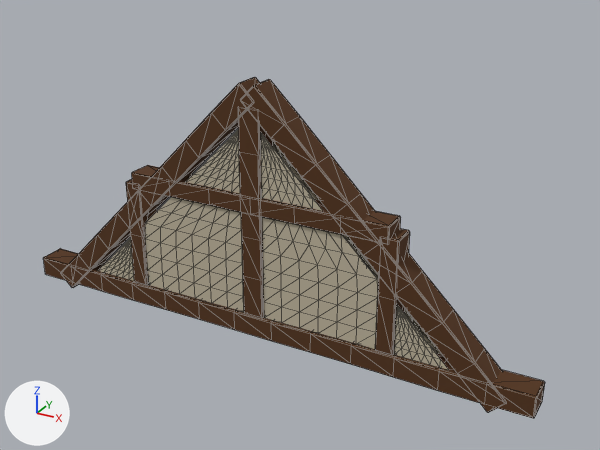
Before and after pictures for a commit that changed the glTF model godot/assets/props/modelle/giebel.glb.
One viewpoint serves both versions: a camera (50 mm lens) standing at (2.76, -4.42, 3.1) and looking at (0.29, 0.06, 0.86). The lights are fixed; the arrows at lower left show +X, +Y and +Z. The older version comes first. Mesh edges are drawn as thin lines. Vertices at exactly the same position are counted once.

The first picture shows 'giebel'.
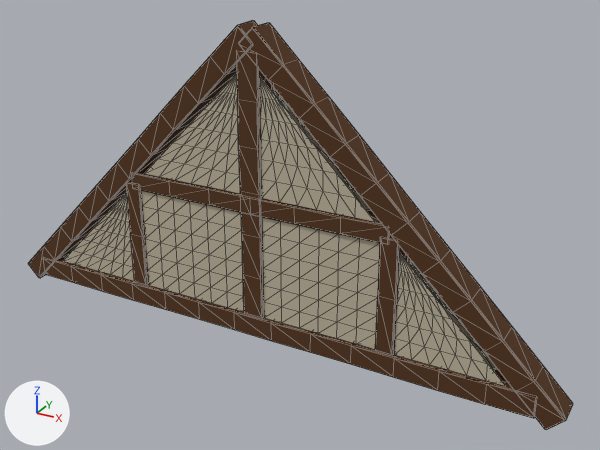
Edits to the scene script, one JSON object a line:
```json
{"block": "me_giebel", "where": "# used by ob_giebel; location = (0.0, 0.0, 0.0)"}
{"op": "remove", "block": "me_giebel", "code": "me_giebel.from_pydata(...)  # 1052 vertices, 1764 faces; spans x -2.0..2.0, y -0.1..0.1, z -0.05..1.82"}
{"op": "add", "block": "me_giebel", "code": "me_giebel.from_pydata(...)  # 1092 vertices, 1844 faces; spans x -2.18..2.18, y -0.1..0.1, z -0.05..2.18"}
{"block": "me_giebel", "change": "me_giebel part 1: the loose piece of 80 vertices spanning x -1.82..0.05, y -0.1..0.1, z -0.05..1.82 is rebuilt with 96 vertices and now spans x -2.18..0.05, y -0.1..0.1, z -0.05..2.18"}
{"block": "me_giebel", "change": "me_giebel part 2: the loose piece of 80 vertices spanning x -0.05..1.82, y -0.1..0.1, z -0.05..1.82 is rebuilt with 96 vertices and now spans x -0.05..2.18, y -0.1..0.1, z -0.05..2.18"}
{"block": "me_giebel", "change": "me_giebel part 3: 80 vertices moved from x -1.38..1.38, y -0.1..0.1, z 0.16..1.67 to x -1.55..1.55, y -0.1..0.1, z 0.16..2.02; 392 vertices removed from x -1.44..1.44, y -0.09..0.1, z 0.16..1.67; 400 vertices added at x -1.8..1.8, y -0.1..0.1, z 0.16..2.03"}
```

What differs and where, as boxes (x1, y1, x2, y2) in the pictures (600 x 450 px; the box of a moved part takes in the faces that stretch with it):
```json
{"object": "giebel", "change": "reshaped", "before": [43, 77, 545, 418], "after": [28, 20, 573, 430], "on screen": "9% wider, 20% taller"}
{"part": 1, "of": "me_giebel", "change": "rebuilt", "before": [61, 77, 260, 288], "after": [28, 20, 258, 278], "on screen": "16% wider, 22% taller"}
{"part": 2, "of": "me_giebel", "change": "rebuilt", "before": [241, 79, 505, 413], "after": [239, 22, 573, 430], "on screen": "26% wider, 22% taller"}
{"part": 3, "of": "me_giebel", "change": "moved or reshaped", "before": [98, 110, 449, 370], "after": [64, 53, 505, 386]}
```
